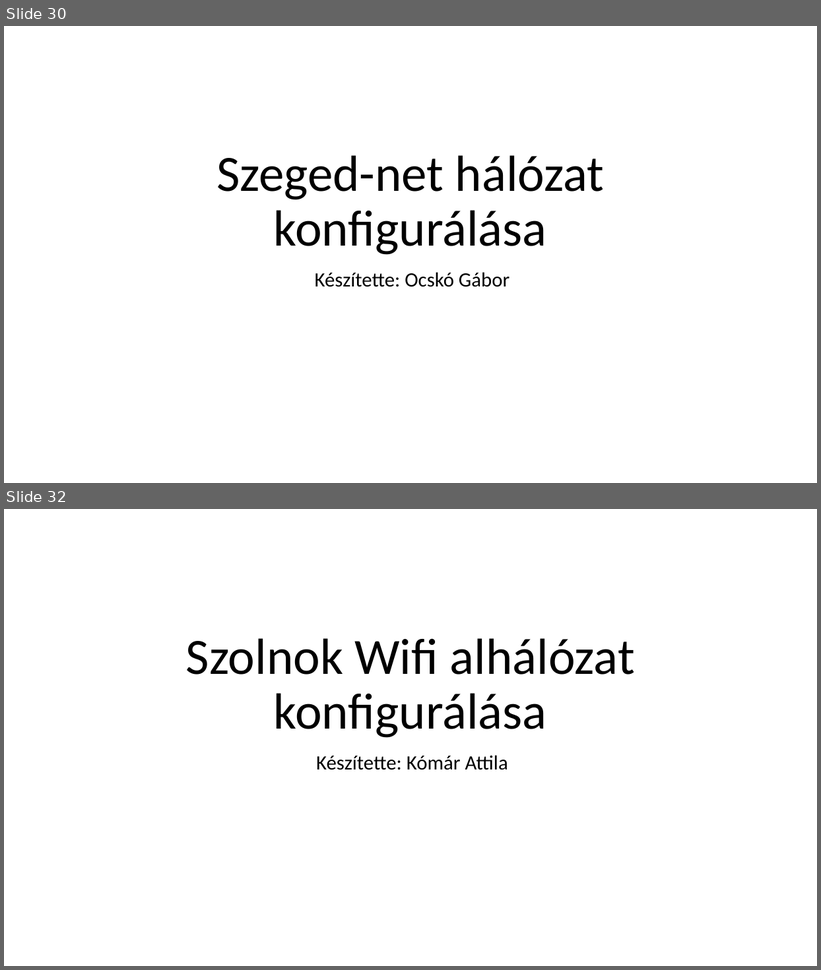
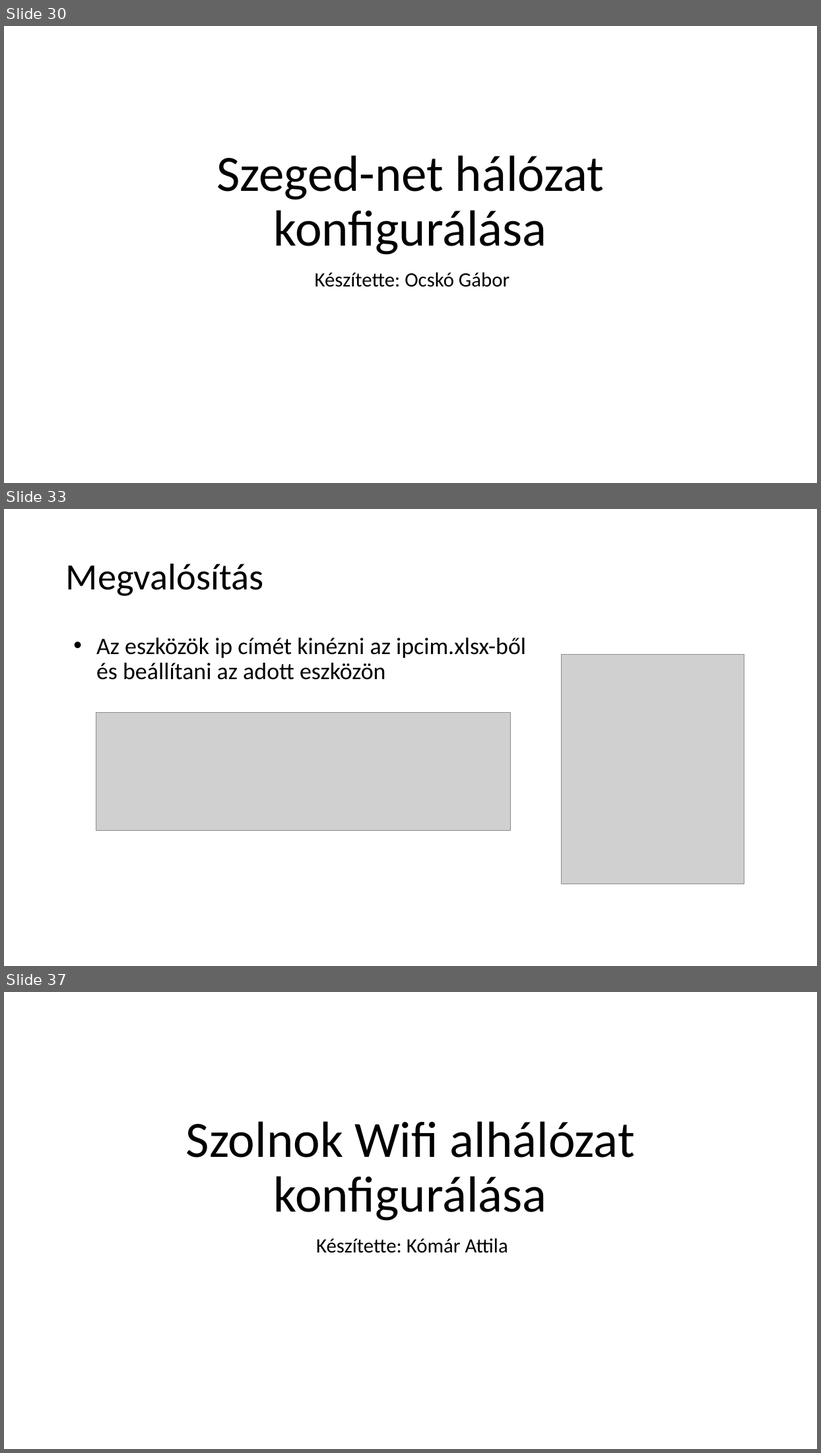
Before and after one commit to I-Izumi/School-project-network, a slide deck: Prezentációk/School_projects_ppt.pptx. Shown one above the other, each under a label of ours: slides 30 and 32 before the commit, slides 30, 33 and 37 after it; the slides between them are not shown. The pictures are 821x970 and 821x1453 pixels, drawn with LibreOffice and Linux fonts; fonts in the diff are those of the drawing; grey boxes stand for pictures. Boxes give left, top, right and bottom in pixels: in the first picture for what was removed or moved away, otherwise in the second. Text is boxed around its words. In the diff, an @@ line names an element or a change of style, - is before the commit and + after.

```diff
--- a/Prezentációk/School_projects_ppt.pptx
+++ b/Prezentációk/School_projects_ppt.pptx
@@ slide 33 added at [4, 509, 817, 966], background #FFFFFF @@
@@ title added at [66, 563, 264, 596], 44 pt, text #000000 @@
+Megvalósítás
@@ text added at [96, 638, 526, 680], 28 pt, text #000000 @@
+• Az eszközök ip címét kinézni az ipcim.xlsx-ből
+  és beállítani az adott eszközön
@@ picture added at [562, 654, 745, 884] @@
@@ picture added at [96, 712, 510, 831] @@
@@ what was slide 32 is now slide 37 @@
```
Also in this commit, not shown: 14 other slides added, 1 slide removed.
